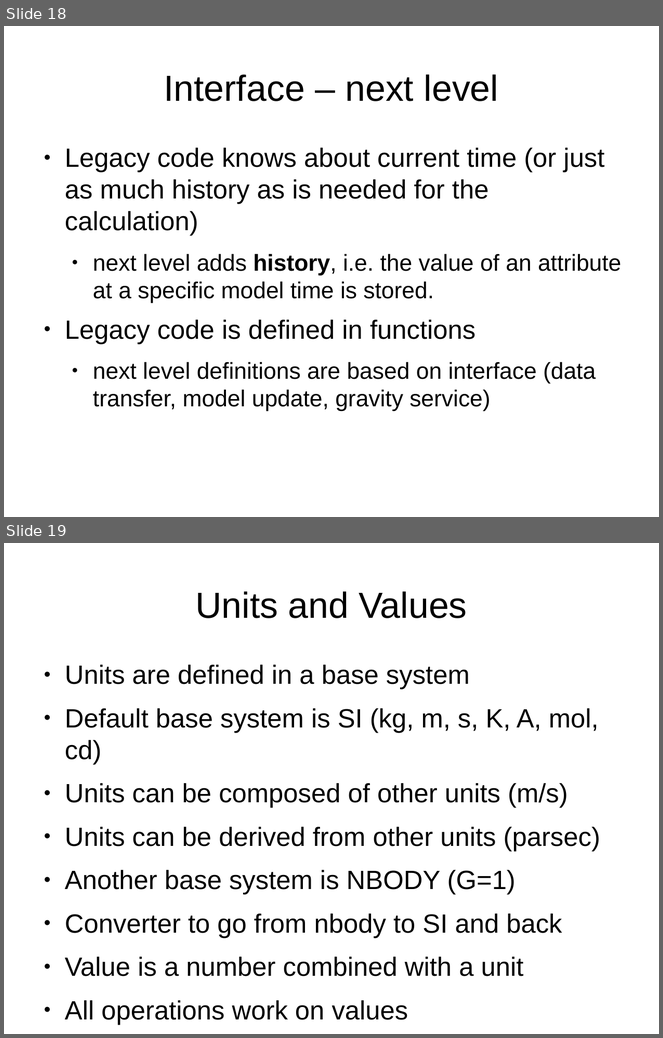
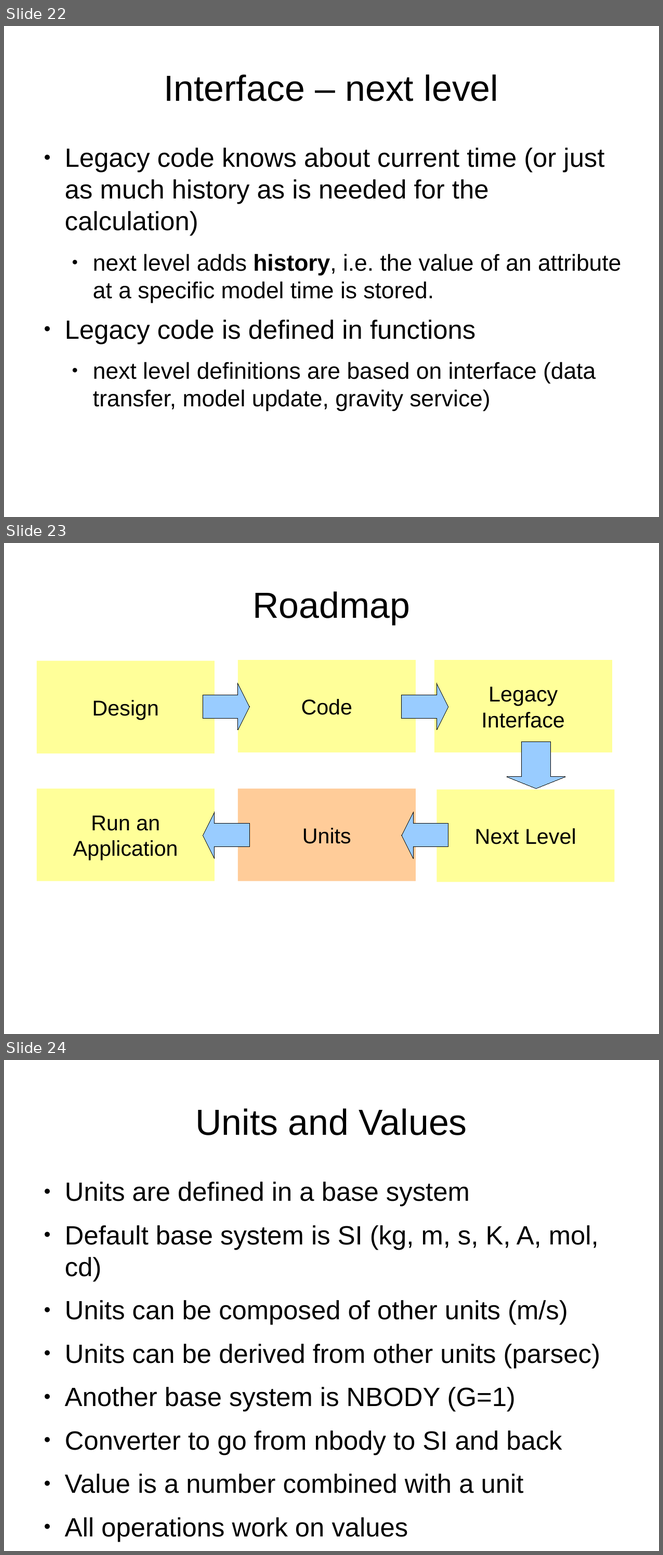
Before and after one commit to amusecode/amuse, a slide deck: doc/design/amuse-workshop-2009.odp. Shown one above the other, each under a label of ours: slides 18 and 19 before the commit, slides 22, 23 and 24 after it. The pictures are 663x1038 and 663x1555 pixels, drawn with LibreOffice and Linux fonts; fonts in the diff are those of the drawing. Boxes give left, top, right and bottom in pixels: in the first picture for what was removed or moved away, otherwise in the second. Text is boxed around its words. In the diff, an @@ line names an element or a change of style, - is before the commit and + after.

Commit message:
with roadmap and example application

```diff
--- a/doc/design/amuse-workshop-2009.odp
+++ b/doc/design/amuse-workshop-2009.odp
@@ slide 23 added at box(4, 543, 659, 1034), background #FFFFFF @@
@@ title added at box(253, 591, 410, 625), 44 pt, text #000000 @@
+Roadmap
@@ subtitle added at box(37, 661, 215, 754), fill #FFFF99, 26 pt, text #000000 @@
+Design
@@ rectangle added at box(238, 660, 416, 753), fill #FFFF99, 26 pt, text #000000 @@
+Code
@@ rectangle added at box(435, 660, 612, 753), fill #FFFF99, 26 pt, text #000000 @@
+Legacy
+Interface
@@ right arrow added at box(203, 683, 250, 730), fill #99CCFF, outline #000000 0 pt @@
@@ right arrow added at box(402, 683, 449, 730), fill #99CCFF, outline #000000 0 pt @@
@@ down arrow added at box(507, 742, 565, 789), fill #99CCFF, outline #000000 0 pt @@
@@ rectangle added at box(37, 788, 215, 882), fill #FFFF99, 26 pt, text #000000 @@
+Run an Application
@@ rectangle added at box(238, 788, 416, 882), fill #FFCC99, 26 pt, text #000000 @@
+Units
@@ rectangle added at box(437, 790, 614, 883), fill #FFFF99, 26 pt, text #000000 @@
+Next Level
@@ left arrow added at box(203, 812, 250, 859), fill #99CCFF, outline #000000 0 pt @@
@@ left arrow added at box(402, 812, 449, 859), fill #99CCFF, outline #000000 0 pt @@
@@ what was slide 18 is now slide 22 @@
@@ what was slide 19 is now slide 24 @@
```
Also in this commit, not shown: 2 slides changed, 7 other slides added, 1 other file.
